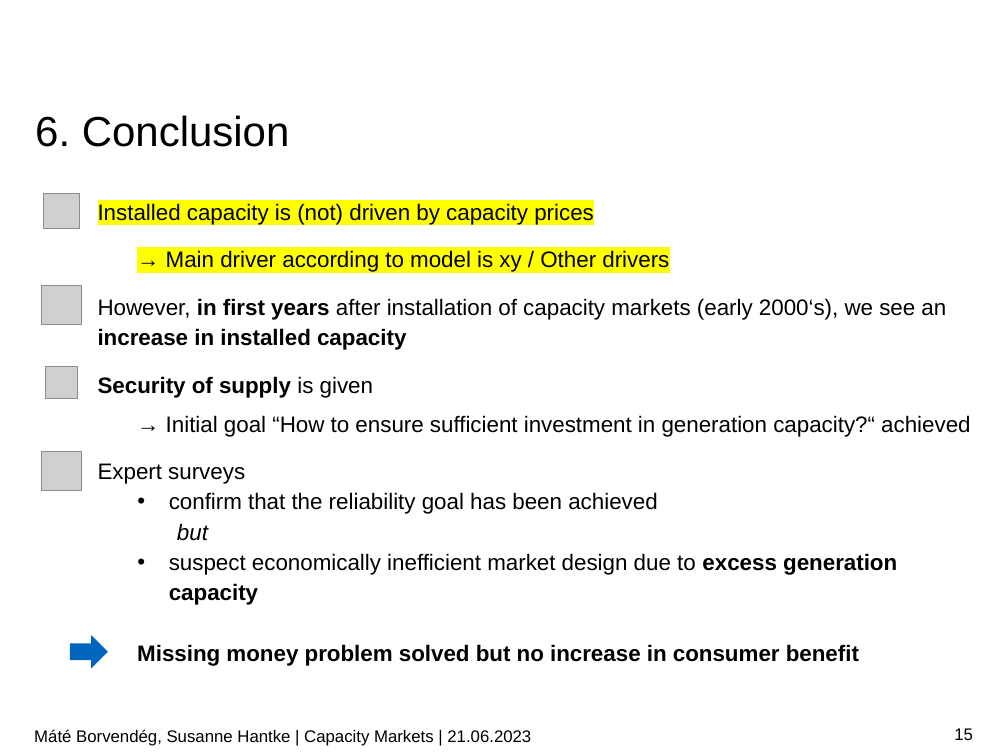
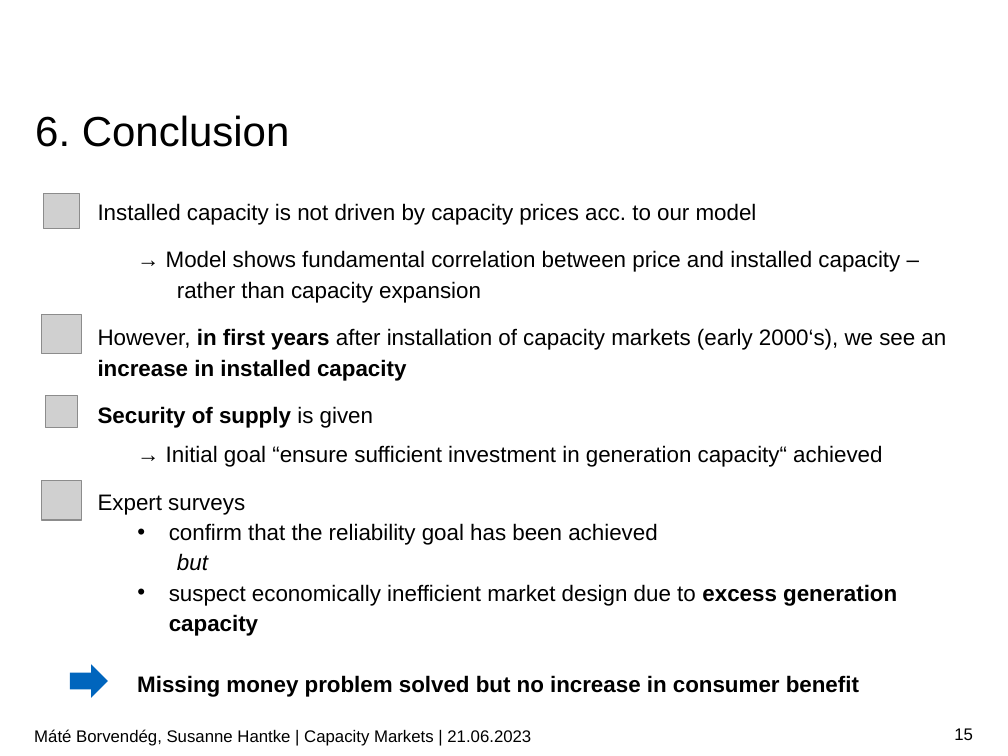
Before and after one commit to borvendegmate/tum_power_system_economics, a slide deck: slide 15 of Final_Presentation_Borvendeg_Hantke.pptx. Drawn at 1008x756 pixels with LibreOffice and Linux fonts; fonts in the diff are those of the drawing; grey boxes stand for pictures; background and template pictures are left out. Boxes give left, top, right and bottom in pixels: in the first picture for what was removed or moved away, otherwise in the second. Text is boxed around its words. In the diff, an @@ line names an element or a change of style, - is before the commit and + after.

```diff
--- a/Final_Presentation_Borvendeg_Hantke.pptx
+++ b/Final_Presentation_Borvendeg_Hantke.pptx
@@ text at (98, 203, 900, 303): text changed @@
-Installed capacity is (not) driven by capacity prices
-→ Main driver according to model is xy / Other drivers
+Installed capacity is not driven by capacity prices acc. to our model
+→ Model shows fundamental correlation between price and installed capacity –
+rather than capacity expansion
@@ text at (166, 445, 882, 467): text changed @@
-→ Initial goal “How to ensure sufficient investment in generation capacity?“ achieved
+→ Initial goal “ensure sufficient investment in generation capacity“ achieved
@@ 3 pictures, 1 right arrow: place and size @@
-3 pictures, 1 right arrow at (41, 285, 108, 668)
+3 pictures, 1 right arrow at (41, 314, 108, 698)
```
Also in this commit, not shown: 3 other slides changed, 1 other file.
